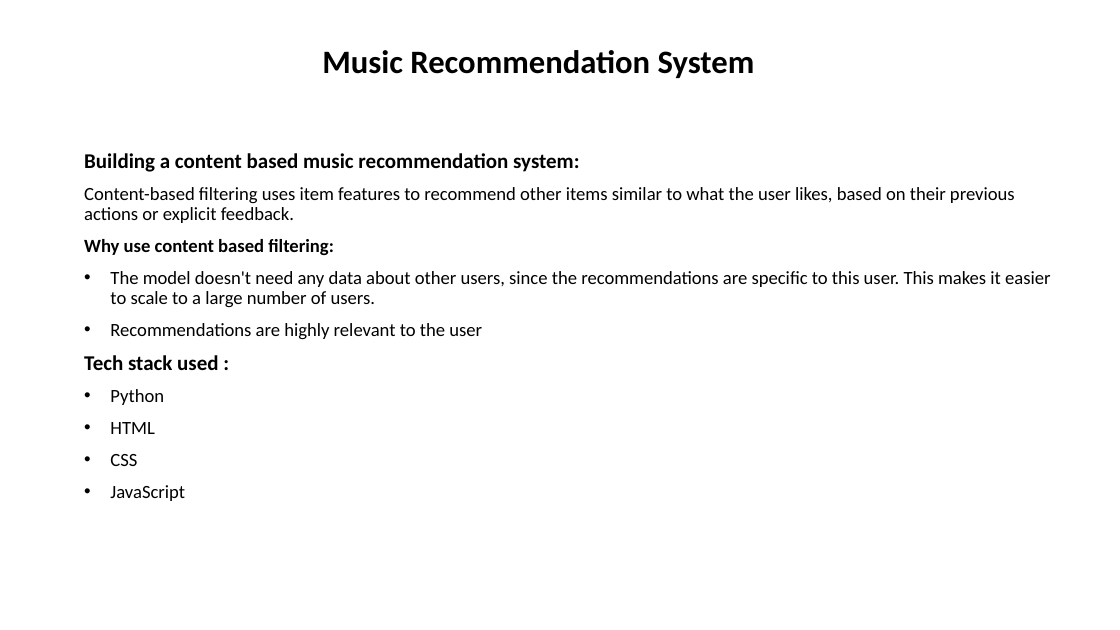
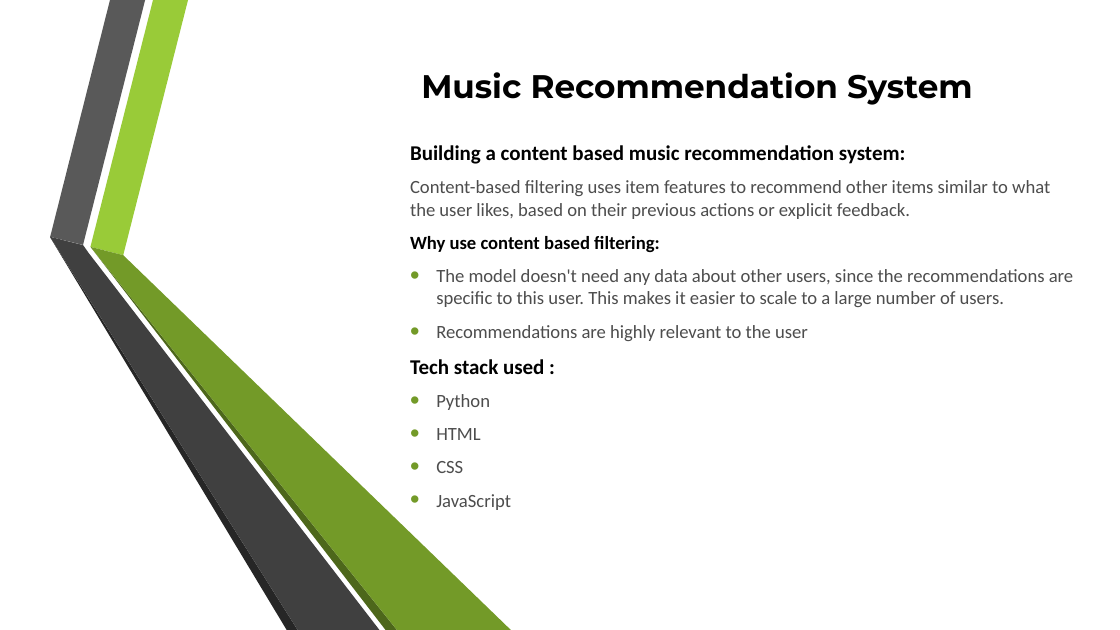
Before and after one commit to singharsh10/Music_Recommendation_System, a slide deck: slide 1 of Music_Recommendation_System.pptx. Drawn at 1120x630 pixels with LibreOffice and Linux fonts; fonts in the diff are those of the drawing; background and template pictures are left out. Boxes give left, top, right and bottom in pixels: in the first picture for what was removed or moved away, otherwise in the second. Text is boxed around its words. In the diff, an @@ line names an element or a change of style, - is before the commit and + after.

```diff
--- a/Music_Recommendation_System.pptx
+++ b/Music_Recommendation_System.pptx
@@ title "Music Recommendation System": place and size @@
-title "Music Recommendation System" at box(322, 50, 755, 78)
+title "Music Recommendation System" at box(421, 72, 973, 105)
@@ title "Music Recommendation System" at box(421, 72, 973, 105): font Calibri to Montserrat; alignment centre to right; line spacing 0.9 to 1 @@
@@ subtitle "Building a content based music ...": place and size @@
-subtitle "Building a content based music ..." at box(84, 153, 1050, 501)
+subtitle "Building a content based music ..." at box(410, 145, 1073, 510)
@@ subtitle "Building a content based music ..." at box(410, 145, 1073, 510): text colour #000000 to #4D4D4D in "Content-based filtering uses item features to recommend ...", "The model doesn't need any data about ...", "Recommendations are highly relevant to the user", "Python" and 3 more places; line spacing 0.9 to 1 @@
@@ group added at box(50, 0, 512, 630): 6 freeform shapes @@
```
Also in this commit, not shown: 14 other slides changed, 1 slide added, 1 slide removed.
